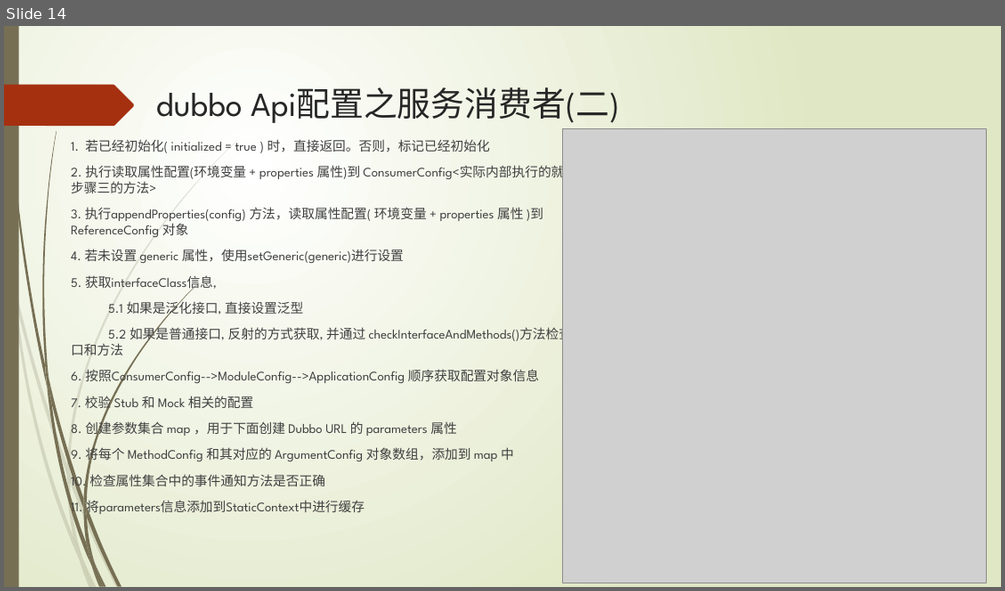
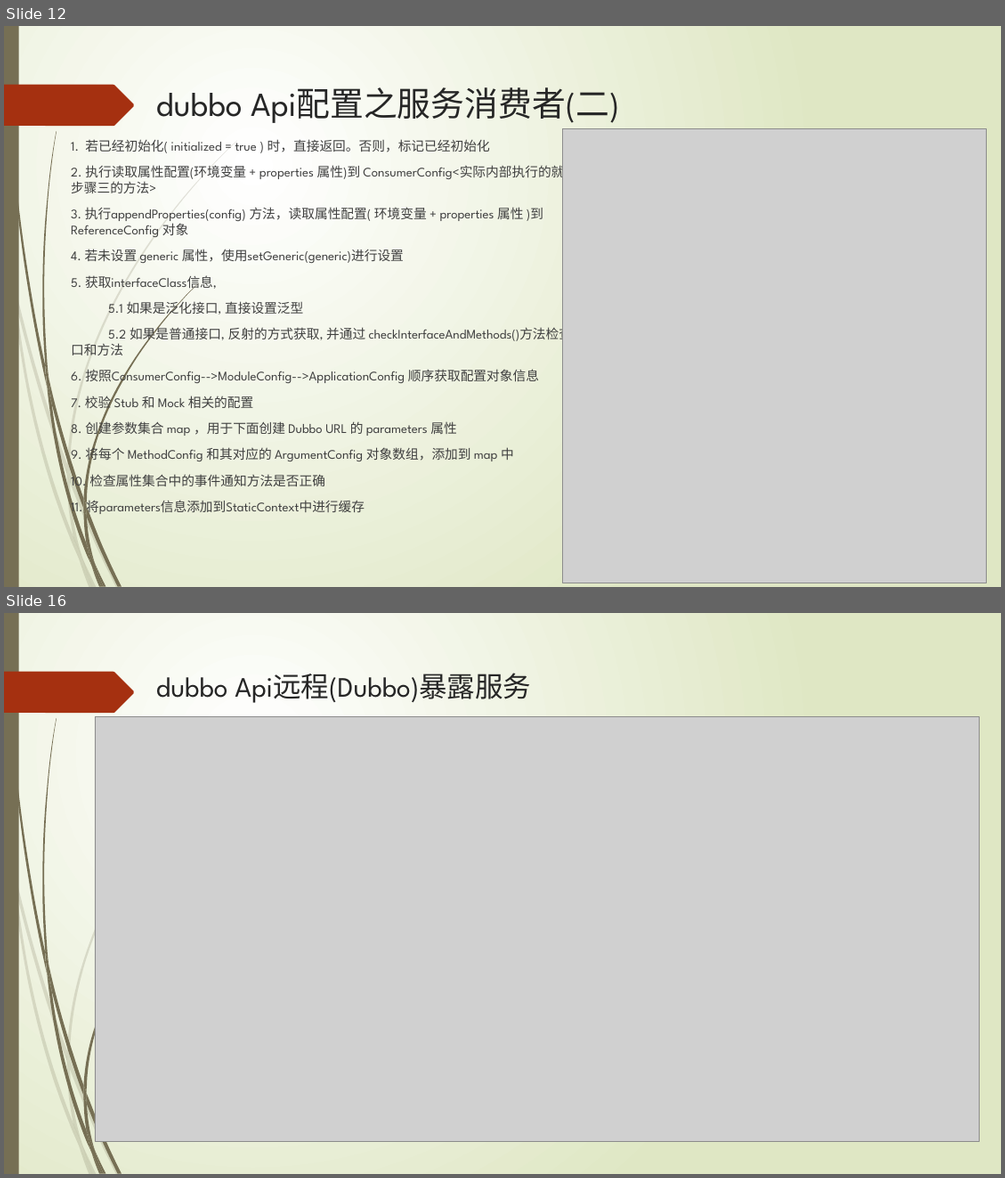
Before and after one commit to ityongman/Source_code_from-entry_to_giveup, a slide deck: dubbo/Dubbo 分析之API配置 v1.0 (二).pptx. Shown one above the other, each under a label of ours: slide 14 before the commit, slides 12 and 16 after it; the slides between them are not shown. The pictures are 1005x591 and 1005x1178 pixels, drawn with LibreOffice and Linux fonts; fonts in the diff are those of the drawing; grey boxes stand for pictures. Boxes give left, top, right and bottom in pixels: in the first picture for what was removed or moved away, otherwise in the second. Text is boxed around its words. In the diff, an @@ line names an element or a change of style, - is before the commit and + after.

Commit message:
添加dubbo服务暴露，引用对应解析ppt及图

```diff
--- a/dubbo/Dubbo 分析之API配置 v1.0 (二).pptx
+++ b/dubbo/Dubbo 分析之API配置 v1.0 (二).pptx
@@ slide 16 added at (4, 613, 1001, 1174), background gradient #FFFFFF to #DFE8C4; not listed: 24 template elements that a slide beside it also shows @@
@@ title added at (156, 673, 531, 703), 27 pt, text #262626 @@
+dubbo Api远程(Dubbo)暴露服务
@@ picture added at (95, 717, 979, 1141) @@
@@ what was slide 14 is now slide 12 @@
```
Also in this commit, not shown: 6 slides changed, 4 other slides added, 6 other files.
